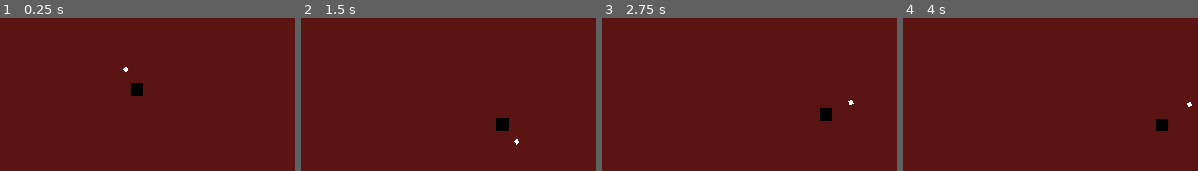
Above: before the commit, frames 1-4 (left to right).
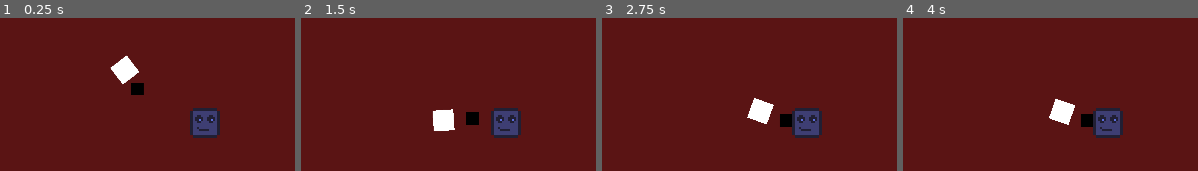
Above: after the commit, the same moments.

Repository: CannibalCowsRanch/godot-follow-the-mouse
Game: Godot game, scene res://scenes/main.tscn
Two runs of this game, one before a commit and one after it. Both use one fixed random seed, a clock stepped at 60 frames per second and the inputs below.
Inputs (mouse positions are in pixels of both pictures, inside the frame that each line leads up to):
- Up to frame 1 (0.25 s): no input
- Up to frame 2 (1.5 s): move the mouse to (548, 120) at 0.52 s; move the mouse to (466, 125) at 1.27 s
- Up to frame 3 (2.75 s): move the mouse to (826, 114) at 2.02 s
- Up to frame 4 (4 s): move the mouse to (1097, 129) at 2.77 s; tap Enter at 3.5 s; move the mouse to (1168, 128) at 3.52 s

The runs differ from the first frame. In frame 1, 2.9% of the frame differs, in the area x 37-75%, y 24-79%; in frame 2, 3.3%; in frame 3, 3.6%; in frame 4, 3.6%, in the area x 49-98%, y 52-79%.

Commit message:
New hammer, collisions, enemy's health

Diff:
--- a/scenes/enemy.gd
+++ b/scenes/enemy.gd
@@ -1,14 +1,8 @@
 extends Node2D
+export var health = 100
+const MAX_VELOCITY = 2000
 
-# class member variables go here, for example:
-export var health = 100
-
-func _ready():
-	# Called when the node is added to the scene for the first time.
-	# Initialization here
-	pass
-
-#func _process(delta):
-#	# Called every frame. Delta is time since last frame.
-#	# Update game logic here.
-#	pass
+func _on_body_body_entered(body):
+	# XXX: Ignoring weight
+	health -= min(body.linear_velocity.length(), MAX_VELOCITY) / 3000 * 5
+	print(health)
--- a/scenes/enemy.tscn
+++ b/scenes/enemy.tscn
@@ -7,26 +7,41 @@
 
 custom_solver_bias = 0.0
 extents = Vector2( 35, 35 )
+_sections_unfolded = [ "Resource" ]
 
-[node name="enemy" type="Node2D" index="0"]
+[node name="enemy" type="Node2D"]
 
 script = ExtResource( 1 )
 health = 100
 
-[node name="sprite" type="Sprite" parent="." index="0"]
-
-texture = ExtResource( 2 )
-
-[node name="area" type="StaticBody2D" parent="." index="1"]
+[node name="body" type="RigidBody2D" parent="." index="0"]
 
 input_pickable = false
 collision_layer = 1
 collision_mask = 1
-constant_linear_velocity = Vector2( 0, 0 )
-constant_angular_velocity = 0.0
+mode = 3
+mass = 1.0
 friction = 1.0
 bounce = 0.0
+gravity_scale = 1.0
+custom_integrator = false
+continuous_cd = 0
+contacts_reported = 10
+contact_monitor = true
+sleeping = false
+can_sleep = false
+linear_velocity = Vector2( 0, 0 )
+linear_damp = -1.0
+angular_velocity = 0.0
+angular_damp = -1.0
+_sections_unfolded = [ "Collision" ]
 
-[node name="collision" type="CollisionShape2D" parent="area" index="0"]
+[node name="collision" type="CollisionShape2D" parent="body" index="0"]
 
 shape = SubResource( 1 )
+
+[node name="sprite" type="Sprite" parent="body" index="1"]
+
+texture = ExtResource( 2 )
+
+[connection signal="body_entered" from="body" to="." method="_on_body_body_entered"]
--- a/scenes/hammer.tscn
+++ b/scenes/hammer.tscn
@@ -3,7 +3,7 @@
 [sub_resource type="RectangleShape2D" id=1]
 
 custom_solver_bias = 0.0
-extents = Vector2( 5, 5 )
+extents = Vector2( 25, 25 )
 
 [node name="hammer" type="RigidBody2D" index="0"]
 
@@ -17,8 +17,8 @@
 gravity_scale = 1.0
 custom_integrator = false
 continuous_cd = 0
-contacts_reported = 0
-contact_monitor = false
+contacts_reported = 2
+contact_monitor = true
 sleeping = false
 can_sleep = true
 linear_velocity = Vector2( 0, 0 )
@@ -37,10 +37,10 @@
 anchor_top = 0.0
 anchor_right = 0.0
 anchor_bottom = 0.0
-margin_left = -5.0
-margin_top = -5.0
-margin_right = 5.0
-margin_bottom = 5.0
+margin_left = -25.0
+margin_top = -25.0
+margin_right = 25.0
+margin_bottom = 25.0
 rect_pivot_offset = Vector2( 0, 0 )
 rect_clip_content = false
 mouse_filter = 0
--- a/scenes/main.tscn
+++ b/scenes/main.tscn
@@ -1,8 +1,9 @@
-[gd_scene load_steps=6 format=2]
+[gd_scene load_steps=7 format=2]
 
 [ext_resource path="res://scenes/player.tscn" type="PackedScene" id=1]
 [ext_resource path="res://scenes/hammer.tscn" type="PackedScene" id=2]
 [ext_resource path="res://scenes/playertrack.tscn" type="PackedScene" id=3]
+[ext_resource path="res://scenes/enemy.tscn" type="PackedScene" id=4]
 
 [sub_resource type="RectangleShape2D" id=1]
 
@@ -35,7 +36,6 @@
 
 [node name="player" parent="." index="1" instance=ExtResource( 1 )]
 
-editor/display_folded = true
 position = Vector2( 512, 300 )
 mode = 2
 mass = 5.0
@@ -95,3 +95,8 @@
 position = Vector2( 2020, 540 )
 shape = SubResource( 2 )
 _sections_unfolded = [ "Transform" ]
+
+[node name="enemy" parent="." index="4" instance=ExtResource( 4 )]
+
+position = Vector2( 960, 540 )
+_sections_unfolded = [ "Transform" ]
--- a/scenes/player.tscn
+++ b/scenes/player.tscn
@@ -20,7 +20,7 @@
 custom_integrator = false
 continuous_cd = 0
 contacts_reported = 0
-contact_monitor = false
+contact_monitor = true
 sleeping = false
 can_sleep = false
 linear_velocity = Vector2( 0, 0 )
